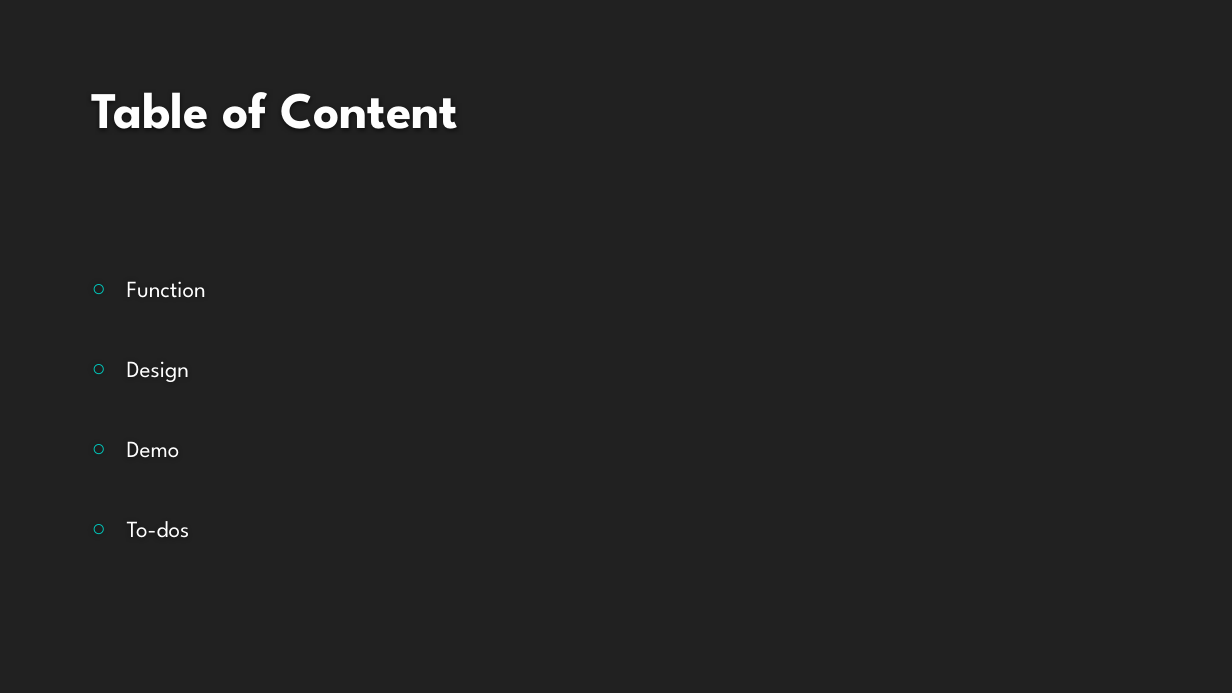
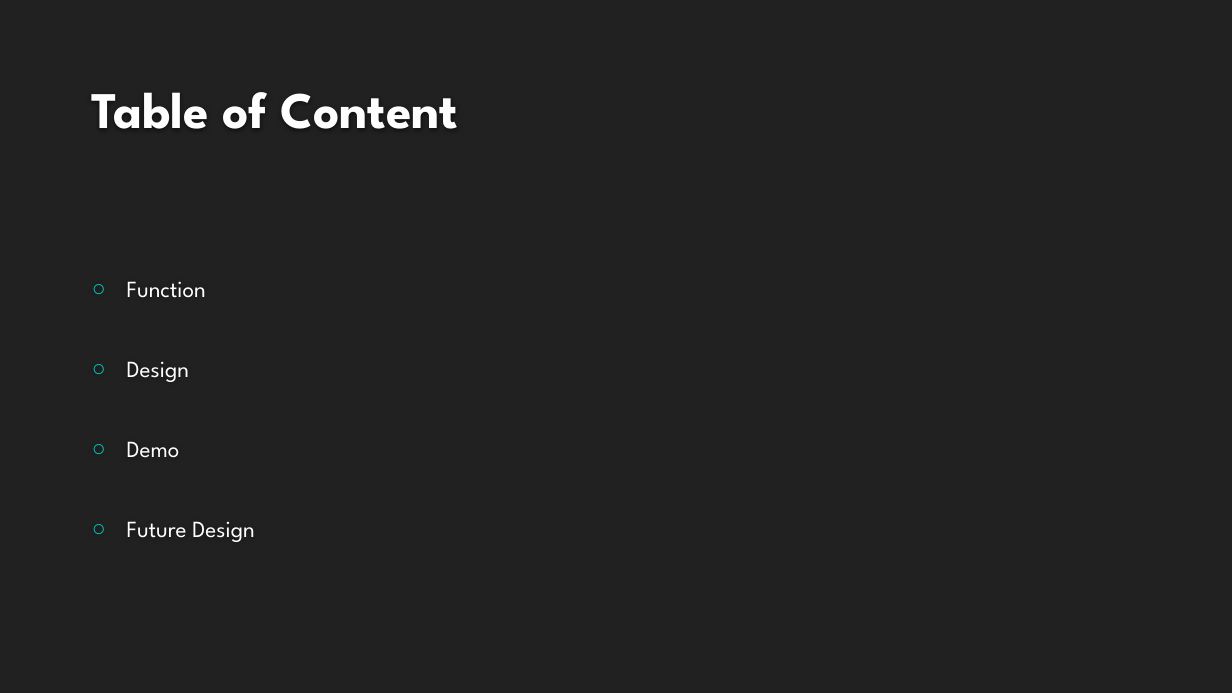
Before and after one commit to peiZ-peter/BluetoothChat, a slide deck: slide 2 of Presentation.pptx. Drawn at 1232x693 pixels with LibreOffice and Linux fonts; fonts in the diff are those of the drawing; background and template pictures are left out. Boxes give left, top, right and bottom in pixels: in the first picture for what was removed or moved away, otherwise in the second. Text is boxed around its words. In the diff, an @@ line names an element or a change of style, - is before the commit and + after.

```diff
--- a/Presentation.pptx
+++ b/Presentation.pptx
@@ text at [127,521,254,542]: text changed @@
-○ To-dos
+○ Future Design
```
Also in this commit, not shown: 3 other slides changed, 1 other file.
